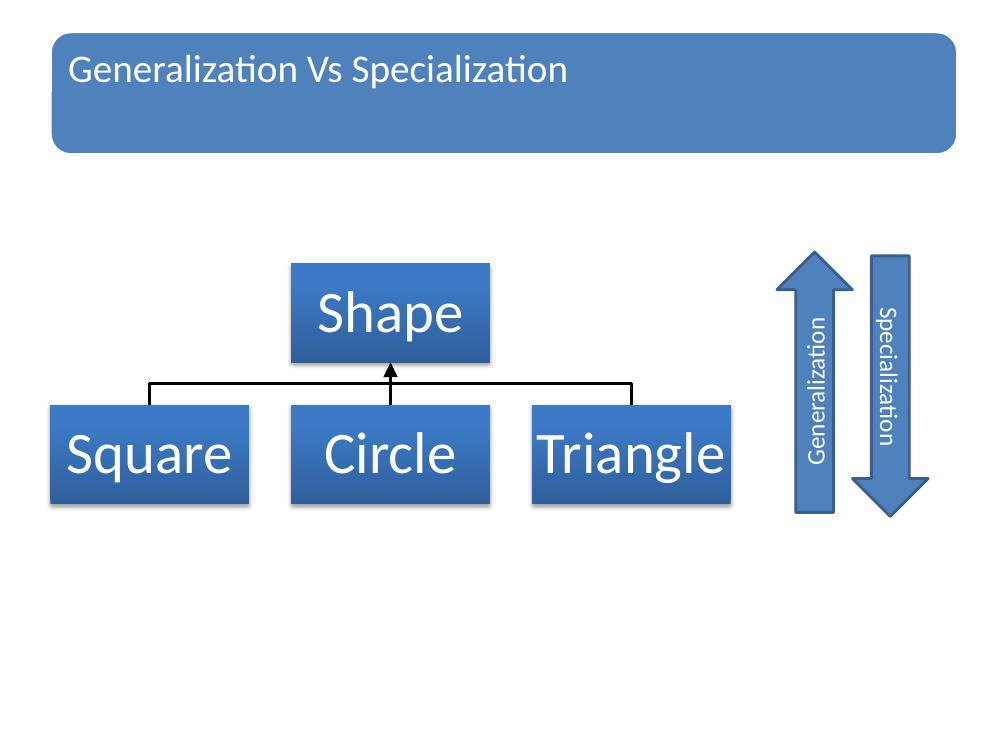
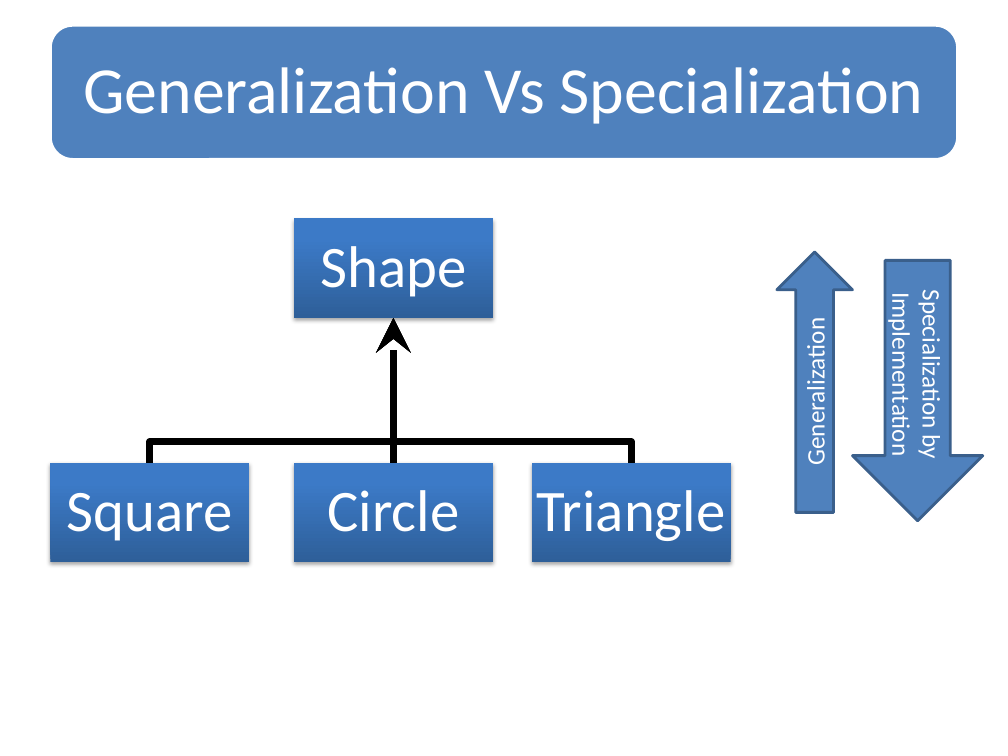
Before and after one commit to soyebparvez/DesignPatternData, a slide deck: slide 9 of Design Principle.pptx (slide 3 before the commit). Drawn at 1008x756 pixels with LibreOffice and Linux fonts; fonts in the diff are those of the drawing. Boxes give left, top, right and bottom in pixels: in the first picture for what was removed or moved away, otherwise in the second. Text is boxed around its words. In the diff, an @@ line names an element or a change of style, - is before the commit and + after.

```diff
--- a/Design Principle.pptx
+++ b/Design Principle.pptx
@@ rounded rectangle: place and size @@
-rounded rectangle at bbox=[50, 32, 958, 155]
+rounded rectangle at bbox=[50, 25, 958, 159]
@@ text "Generalization Vs Specialization" at bbox=[83, 67, 924, 124]: size 28 to 47 pt; alignment left to centre; more space between paragraphs @@
@@ text "Shape": place and size @@
-text "Shape" at bbox=[317, 291, 463, 342]
+text "Shape" at bbox=[320, 246, 466, 297]
@@ rectangle: place and size @@
-rectangle at bbox=[291, 263, 490, 363]
+rectangle at bbox=[294, 219, 493, 319]
@@ up arrow "Specialization by Implementation": place and size @@
-up arrow "Specialization by Implementation" at bbox=[853, 256, 928, 516]
+up arrow "Specialization by Implementation" at bbox=[853, 260, 983, 520]
@@ freeform shape: place and size @@
-freeform shape at bbox=[150, 363, 391, 404]
+freeform shape at bbox=[150, 318, 394, 463]
@@ outline #000000 2 pt to #000000 5 pt in 3 elements at bbox=[150, 318, 394, 463], bbox=[393, 318, 631, 463], bbox=[388, 318, 398, 463] @@
@@ freeform shape: place and size @@
-freeform shape at bbox=[386, 363, 396, 404]
+freeform shape at bbox=[388, 318, 398, 463]
@@ freeform shape: place and size @@
-freeform shape at bbox=[390, 363, 631, 404]
+freeform shape at bbox=[393, 318, 631, 463]
@@ text in up arrow at bbox=[886, 303, 947, 458]: text changed @@
-Specialization
+Specialization by Implementation
@@ text "Circle": place and size @@
-text "Circle" at bbox=[325, 432, 457, 474]
+text "Circle" at bbox=[327, 490, 459, 532]
@@ rectangle: place and size @@
-rectangle at bbox=[291, 405, 490, 505]
+rectangle at bbox=[294, 463, 493, 562]
@@ 2 texts, 2 rectangles: place and size @@
-2 texts, 2 rectangles at bbox=[50, 405, 731, 505]
+2 texts, 2 rectangles at bbox=[50, 463, 731, 562]
```
Also in this commit, not shown: 11 other slides changed, 7 slides added.
